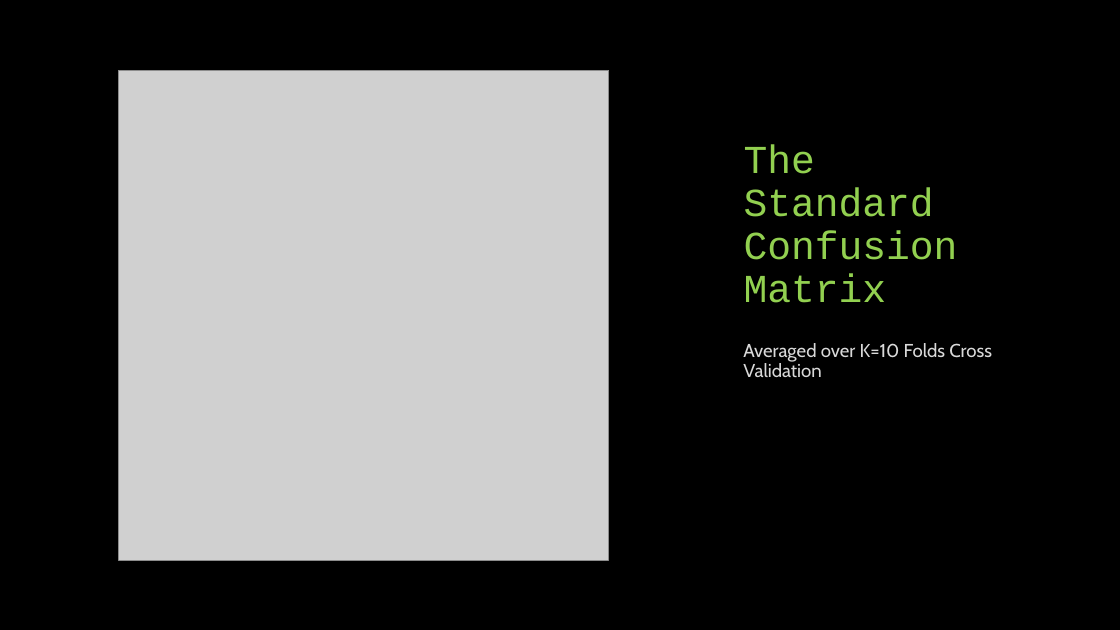
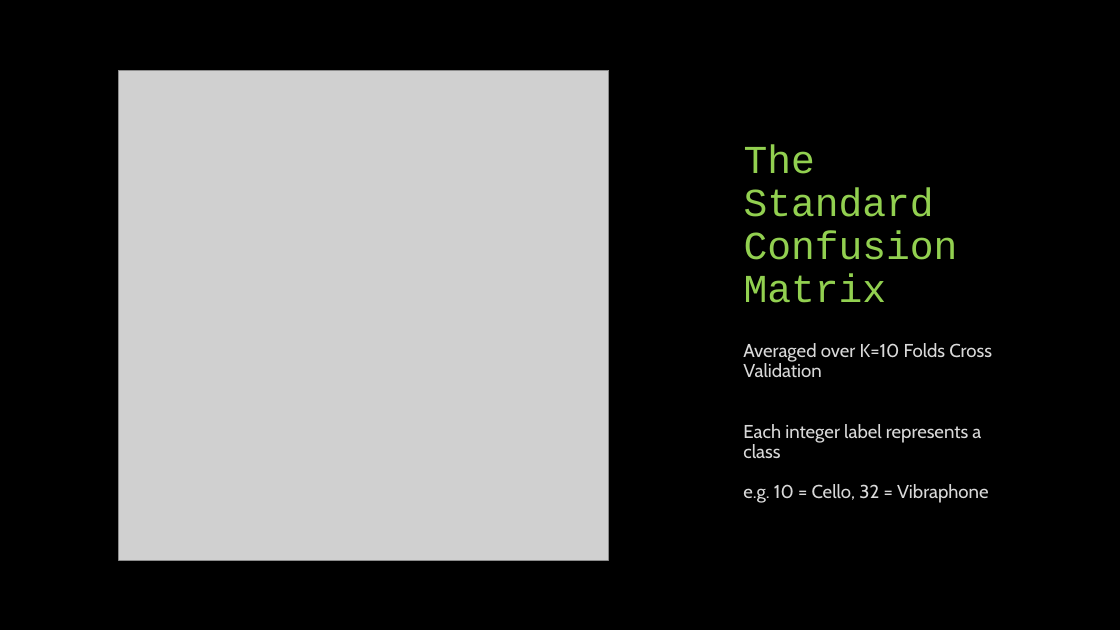
Before and after one commit to landonbuell/Buell-Senior-Thesis, a slide deck: slide 23 of Thesis/CapstonePresentaion/Classifying Chaotic Synthesizers with a Multimodal Neural Network.pptx. Drawn at 1120x630 pixels with LibreOffice and Linux fonts; fonts in the diff are those of the drawing; grey boxes stand for pictures. Boxes give left, top, right and bottom in pixels: in the first picture for what was removed or moved away, otherwise in the second. Text is boxed around its words. In the diff, an @@ line names an element or a change of style, - is before the commit and + after.

```diff
--- a/Thesis/CapstonePresentaion/Classifying Chaotic Synthesizers with a Multimodal Neural Network.pptx
+++ b/Thesis/CapstonePresentaion/Classifying Chaotic Synthesizers with a Multimodal Neural Network.pptx
@@ text at [743, 424, 989, 503]: paragraphs added @@
+Each integer label represents a class
+e.g. 10 = Cello, 32 = Vibraphone
```
Also in this commit, not shown: 2 other slides changed, 2 slides added, 3 slides removed, 2 other files.
